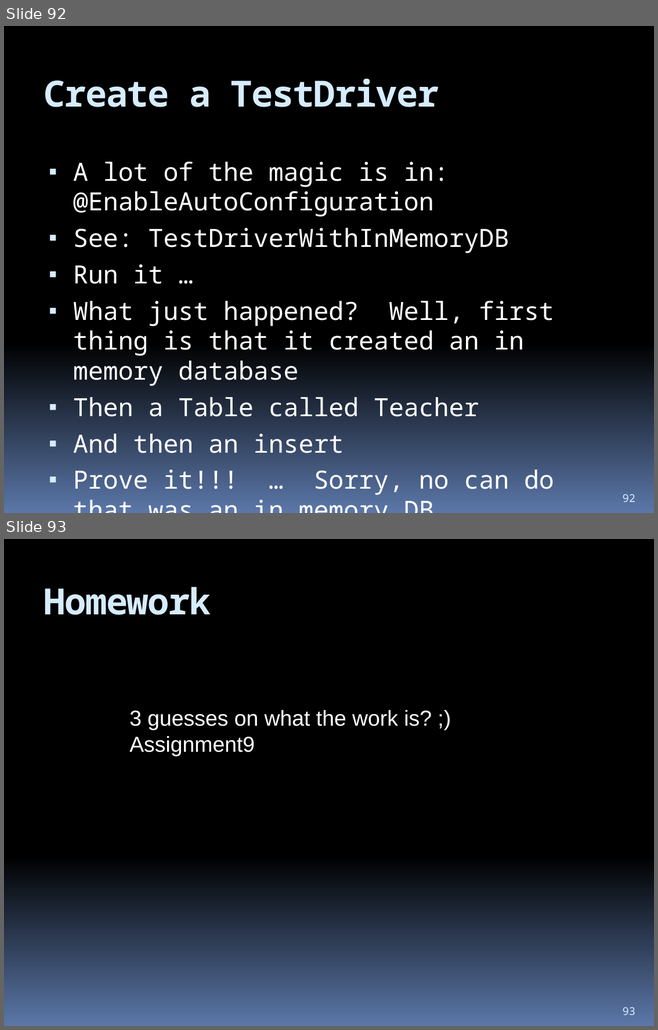
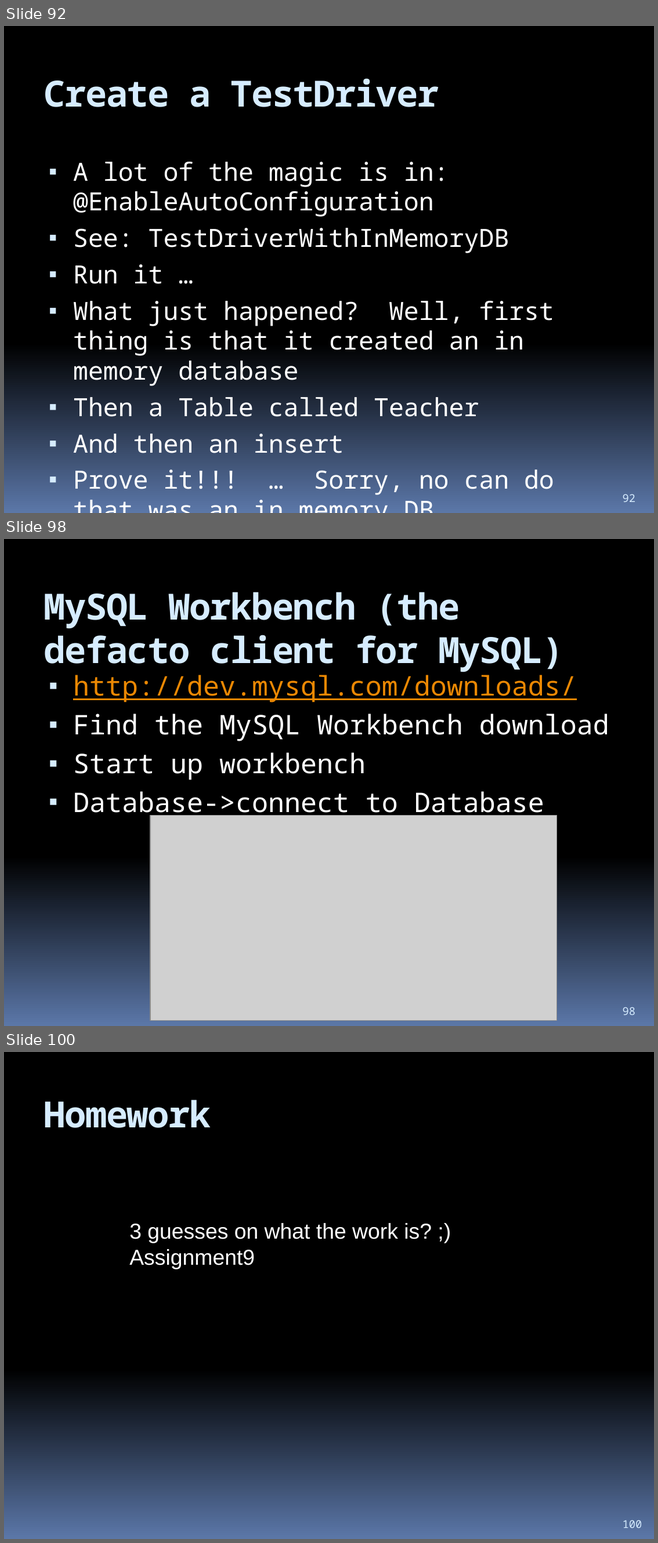
Before and after one commit to hchan/comp2613, a slide deck: coursePresentation.pptx. Shown one above the other, each under a label of ours: slides 92 and 93 before the commit, slides 92, 98 and 100 after it; the slides between them are not shown. The pictures are 658x1030 and 658x1543 pixels, drawn with LibreOffice and Linux fonts; fonts in the diff are those of the drawing; grey boxes stand for pictures. Boxes give left, top, right and bottom in pixels: in the first picture for what was removed or moved away, otherwise in the second. Text is boxed around its words. In the diff, an @@ line names an element or a change of style, - is before the commit and + after.

```diff
--- a/coursePresentation.pptx
+++ b/coursePresentation.pptx
@@ slide 98 added at (4, 539, 654, 1026), background gradient #000000 to #5B77A8 @@
@@ title added at (44, 592, 563, 672), 40 pt, text #D6ECFF, bold @@
+MySQL Workbench (the defacto client for MySQL)
@@ text added at (73, 671, 609, 819), 30 pt, text #FFFFFF @@
+▪ http://dev.mysql.com/downloads/
+▪ Find the MySQL Workbench download
+▪ Start up workbench
+▪ Database->connect to Database
@@ picture added at (150, 815, 557, 1020) @@
@@ page number added at (622, 1007, 635, 1015), 12 pt, text #D6ECFF @@
+98
@@ what was slide 93 is now slide 100 @@
@@ page number at (622, 1520, 642, 1528): text changed @@
-93
+100
```
Also in this commit, not shown: 6 other slides added, 3 other files.
